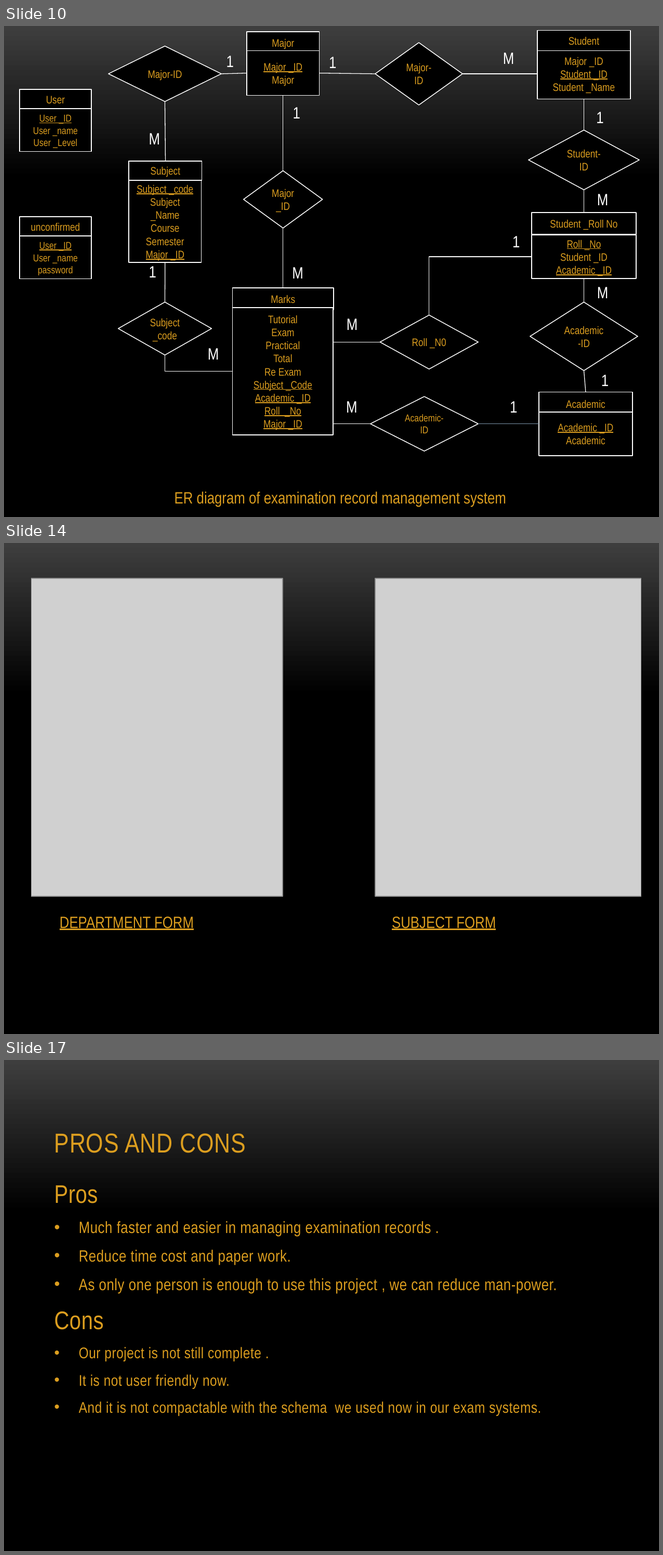
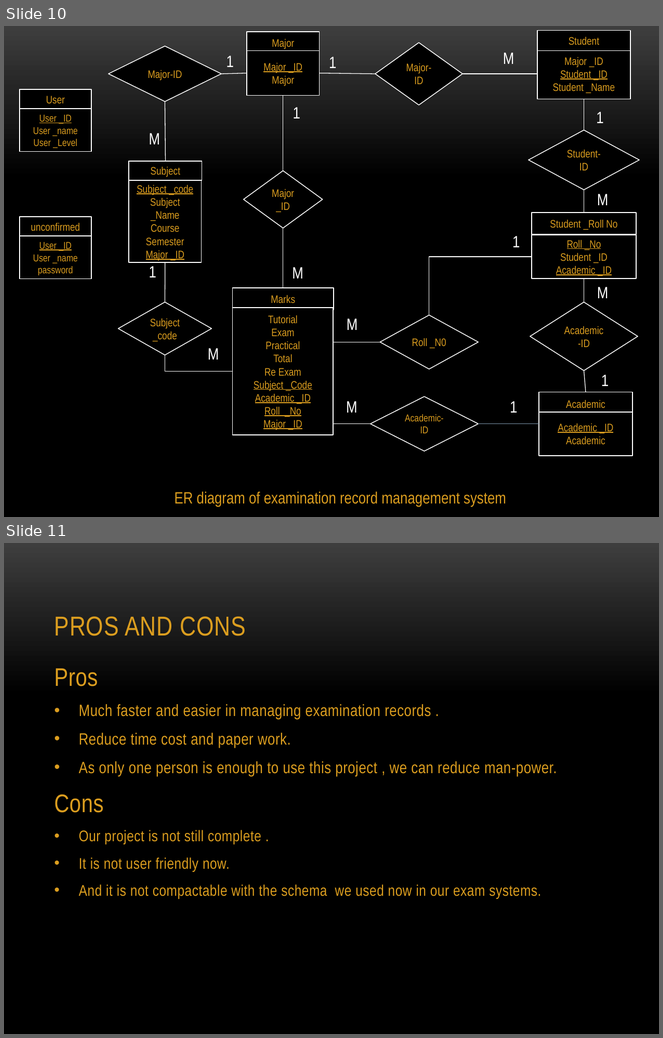
Before and after one commit to team7mit/ExamRecordQQ, a slide deck: Examination Record Management System.pptx. Shown one above the other, each under a label of ours: slides 10, 14 and 17 before the commit, slides 10 and 11 after it; the slides between them are not shown. The pictures are 663x1555 and 663x1038 pixels, drawn with LibreOffice and Linux fonts; fonts in the diff are those of the drawing; grey boxes stand for pictures; background and template pictures are left out. Boxes give left, top, right and bottom in pixels: in the first picture for what was removed or moved away, otherwise in the second. Text is boxed around its words. In the diff, an @@ line names an element or a change of style, - is before the commit and + after.

```diff
--- a/Examination Record Management System.pptx
+++ b/Examination Record Management System.pptx
@@ slide 14 removed at <box>4,543,659,1034</box>, background picture (left out) @@
@@ picture removed at <box>32,578,283,897</box> @@
@@ picture removed at <box>375,578,642,897</box> @@
@@ text removed at <box>60,917,194,930</box> @@
-DEPARTMENT FORM
@@ text removed at <box>392,917,496,930</box> @@
-SUBJECT FORM
@@ what was slide 17 is now slide 11 @@
```
Also in this commit, not shown: 5 other slides removed, 1 other file.
